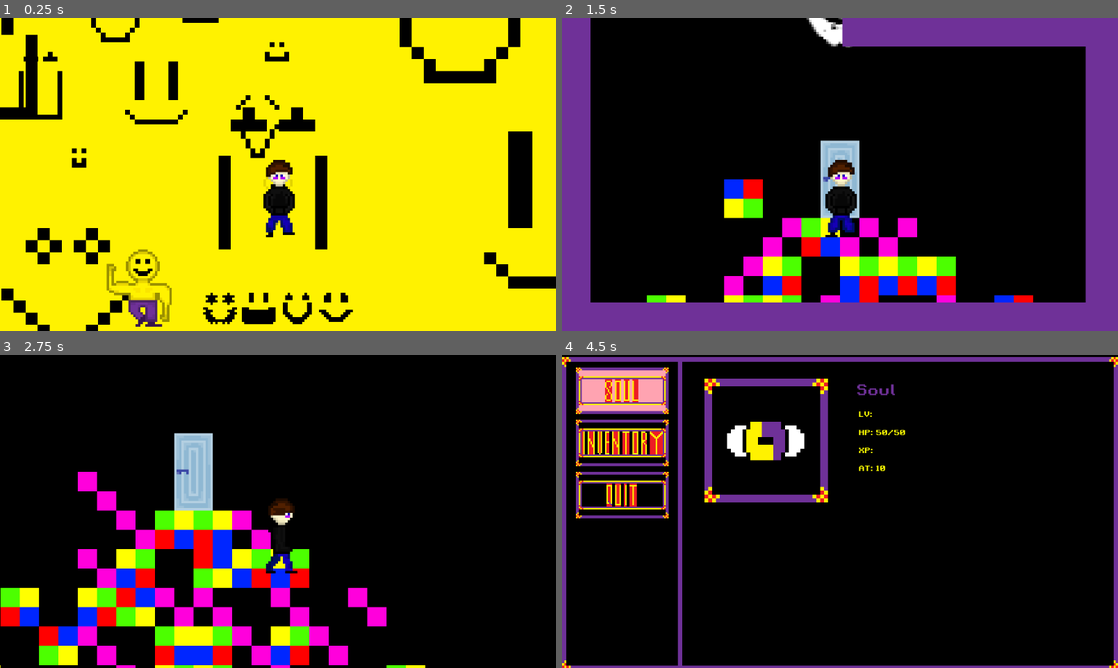
Above: before the commit, frames 1-4 (two rows, left to right).
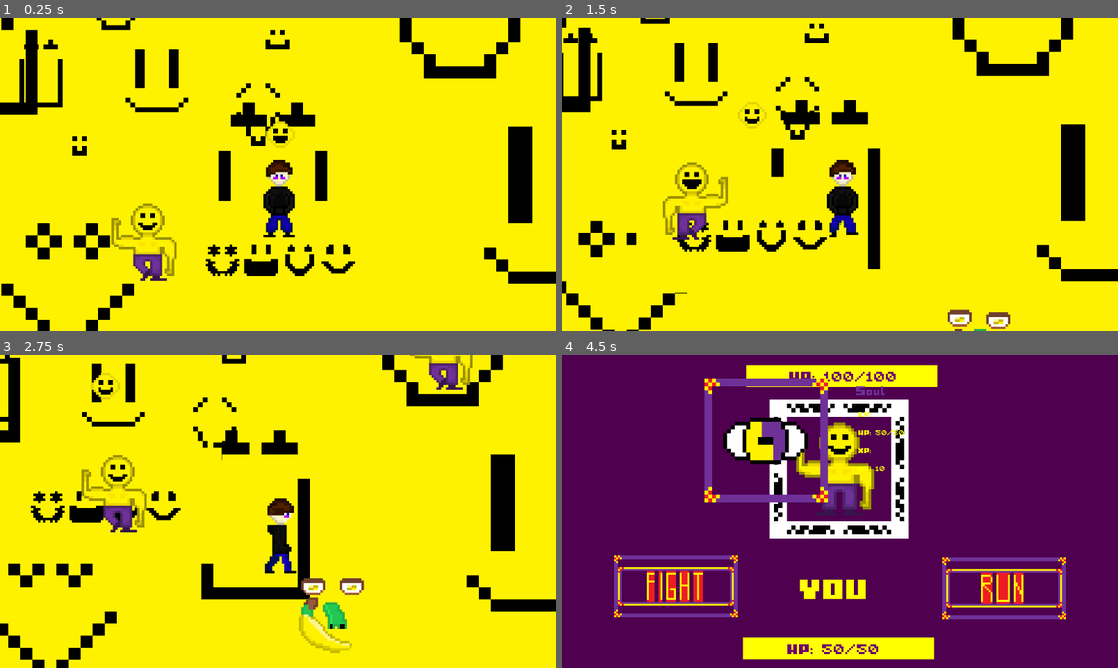
Above: after the commit, the same moments.

Repository: Vaisaz/yumeNikkiFangame
Game: Godot game, scene res://scenes/locations/happy_dream.tscn
The game is run twice, just before and just after one commit, with the same random seed, the same clock (stepped at 60 frames per second) and the same inputs. This scene is started directly instead of the project's main scene. Sound files missing from this copy of the repository are replaced by a short silence.
Inputs:
- Up to frame 1 (0.25 s): no input
- Up to frame 2 (1.5 s): hold Right (right) 0.53-1.28 s; hold E (interact) 0.53-1.28 s; hold Down (down) from 1.28 s (still down); tap E (interact) at 1.35 s
- Up to frame 3 (2.75 s): release Down (down) at 2.03 s; hold Right (right) from 2.03 s (still down); hold E (interact) from 2.03 s (still down)
- Up to frame 4 (4.5 s): release Right (right) at 2.78 s; release E (interact) at 2.78 s; hold Up (up) 2.78-3.53 s; tap E (interact) at 2.85, 4.35 s; hold E (interact) 3.53-4.28 s; hold Left (left) from 3.53 s (still down); tap Escape (inventory) at 4.15 s

The runs differ from the first frame. In frame 1, 11% of the frame differs, in the area x 0-100%, y 0-99%; in frame 2, 92%; in frame 3, 90%; in frame 4, 95%, in the area x 0-100%, y 0-100%.

Commit message:
Enemy Combat Repaired + Number Enthusiast Dialogue Repaired + Inventory Enemy Follow Repaired

Diff:
--- a/scenes/banana_creature.tscn
+++ b/scenes/banana_creature.tscn
@@ -1,6 +1,9 @@
-[gd_scene load_steps=10 format=3 uid="uid://60h65rjg1pd3"]
+[gd_scene load_steps=14 format=3 uid="uid://60h65rjg1pd3"]
 
 [ext_resource type="Texture2D" uid="uid://cl4eyxqadwqqk" path="res://assets/sprites/happy_dream/banana_creature.png" id="1_gf7jc"]
+[ext_resource type="Texture2D" uid="uid://beh4pnr72b2sx" path="res://assets/blank_frame_bigger.png" id="2_3k247"]
+[ext_resource type="FontFile" uid="uid://b5lqlis8c3a4k" path="res://assets/I-pixel-u.ttf" id="3_426ix"]
+[ext_resource type="Script" path="res://scripts/interaction_scripts/banana_creature_interaction.gd" id="4_6pdmq"]
 
 [sub_resource type="AtlasTexture" id="AtlasTexture_k2vsp"]
 atlas = ExtResource("1_gf7jc")
@@ -55,6 +58,9 @@
 [sub_resource type="RectangleShape2D" id="RectangleShape2D_n686v"]
 size = Vector2(30, 33)
 
+[sub_resource type="RectangleShape2D" id="RectangleShape2D_cua4k"]
+size = Vector2(44, 44)
+
 [node name="StaticBody2D" type="StaticBody2D"]
 
 [node name="AnimatedSprite2D" type="AnimatedSprite2D" parent="."]
@@ -66,3 +72,39 @@
 [node name="CollisionShape2D" type="CollisionShape2D" parent="."]
 position = Vector2(0, -16.5)
 shape = SubResource("RectangleShape2D_n686v")
+
+[node name="interaction" type="Area2D" parent="."]
+collision_layer = 8
+collision_mask = 8
+script = ExtResource("4_6pdmq")
+
+[node name="CollisionShape2D" type="CollisionShape2D" parent="interaction"]
+position = Vector2(0, -17)
+shape = SubResource("RectangleShape2D_cua4k")
+
+[node name="CanvasLayer" type="CanvasLayer" parent="."]
+visible = false
+
+[node name="BlankFrameBigger" type="Sprite2D" parent="CanvasLayer"]
+position = Vector2(578, 524)
+scale = Vector2(4, 3.01563)
+texture = ExtResource("2_3k247")
+
+[node name="ColorRect" type="ColorRect" parent="CanvasLayer/BlankFrameBigger"]
+offset_left = -126.0
+offset_top = -30.0
+offset_right = 126.0
+offset_bottom = 30.0
+color = Color(0, 0, 0, 1)
+
+[node name="Label" type="Label" parent="CanvasLayer/BlankFrameBigger"]
+offset_left = -122.0
+offset_top = -25.8652
+offset_right = -17.0
+offset_bottom = -14.8652
+theme_override_colors/font_color = Color(1, 1, 0, 1)
+theme_override_fonts/font = ExtResource("3_426ix")
+theme_override_font_sizes/font_size = 8
+
+[connection signal="area_entered" from="interaction" to="interaction" method="_on_area_entered"]
+[connection signal="area_exited" from="interaction" to="interaction" method="_on_area_exited"]
--- a/scenes/combat.tscn
+++ b/scenes/combat.tscn
@@ -2,7 +2,7 @@
 
 [ext_resource type="Script" path="res://scripts/combat.gd" id="1_5fjro"]
 [ext_resource type="Texture2D" uid="uid://b8fabkydvdqry" path="res://assets/combat/combat_frame.png" id="2_6qdto"]
-[ext_resource type="FontFile" uid="uid://lx0uvqrmjjg6" path="res://assets/retro_gaming.ttf" id="2_6u174"]
+[ext_resource type="FontFile" uid="uid://b5lqlis8c3a4k" path="res://assets/I-pixel-u.ttf" id="3_xqqe6"]
 [ext_resource type="Texture2D" uid="uid://co1plrjdjp3mh" path="res://assets/combat/combat_buttons/run.png" id="4_0ak0y"]
 [ext_resource type="Texture2D" uid="uid://bft2hrwsc408i" path="res://assets/combat/combat_buttons/run_hover.png" id="5_tdtmc"]
 [ext_resource type="Texture2D" uid="uid://dl7www1p1c22y" path="res://assets/combat/combat_buttons/fight.png" id="6_p7dgb"]
@@ -97,7 +97,7 @@
 grow_horizontal = 2
 grow_vertical = 2
 scale = Vector2(4, 4)
-theme_override_fonts/font = ExtResource("2_6u174")
+theme_override_fonts/font = ExtResource("3_xqqe6")
 text = "YOU
 "
 label_settings = SubResource("LabelSettings_yq4wf")
@@ -107,7 +107,6 @@
 offset_top = 21.0
 offset_right = 778.0
 offset_bottom = 66.0
-theme_override_fonts/font = ExtResource("2_6u174")
 theme_override_font_sizes/font_size = 25
 theme_override_styles/background = SubResource("StyleBoxFlat_swxnq")
 theme_override_styles/fill = SubResource("StyleBoxFlat_efuuh")
@@ -129,7 +128,7 @@
 grow_horizontal = 2
 grow_vertical = 2
 scale = Vector2(2, 2)
-theme_override_fonts/font = ExtResource("2_6u174")
+theme_override_fonts/font = ExtResource("3_xqqe6")
 text = "HP: 50/100
 "
 label_settings = SubResource("LabelSettings_yq4wf")
@@ -139,7 +138,6 @@
 offset_top = 585.0
 offset_right = 771.0
 offset_bottom = 630.0
-theme_override_fonts/font = ExtResource("2_6u174")
 theme_override_font_sizes/font_size = 25
 theme_override_styles/background = SubResource("StyleBoxFlat_swxnq")
 theme_override_styles/fill = SubResource("StyleBoxFlat_efuuh")
@@ -162,7 +160,7 @@
 grow_horizontal = 2
 grow_vertical = 2
 scale = Vector2(2, 2)
-theme_override_fonts/font = ExtResource("2_6u174")
+theme_override_fonts/font = ExtResource("3_xqqe6")
 text = "HP: 25/25
 "
 label_settings = SubResource("LabelSettings_yq4wf")
@@ -200,7 +198,6 @@
 grow_vertical = 2
 scale = Vector2(6, 6)
 theme_override_colors/font_color = Color(1, 0, 0, 1)
-theme_override_fonts/font = ExtResource("2_6u174")
 text = "-10"
 horizontal_alignment = 1
 vertical_alignment = 1
@@ -220,7 +217,6 @@
 grow_vertical = 2
 scale = Vector2(6, 6)
 theme_override_colors/font_color = Color(1, 0, 0, 1)
-theme_override_fonts/font = ExtResource("2_6u174")
 text = "-10"
 horizontal_alignment = 1
 vertical_alignment = 1
--- a/scenes/giggler.tscn
+++ b/scenes/giggler.tscn
@@ -1,7 +1,7 @@
 [gd_scene load_steps=10 format=3 uid="uid://cn7t5qquv062e"]
 
 [ext_resource type="Texture2D" uid="uid://jxohybkec4pl" path="res://assets/sprites/happy_dream/giggler_sprite_sheet.png" id="1_3i3v7"]
-[ext_resource type="Script" path="res://scripts/enemy_follow.gd" id="1_mrv73"]
+[ext_resource type="Script" path="res://scripts/enemy_combat_scripts/giggler/giggler_follow.gd" id="1_tsmkq"]
 [ext_resource type="Script" path="res://scripts/interaction_scripts/giggler_interaction.gd" id="2_qt60r"]
 
 [sub_resource type="AtlasTexture" id="AtlasTexture_vtqbg"]
@@ -45,7 +45,7 @@
 size = Vector2(27, 33)
 
 [node name="CharacterBody2D" type="CharacterBody2D"]
-script = ExtResource("1_mrv73")
+script = ExtResource("1_tsmkq")
 
 [node name="AnimatedSprite2D" type="AnimatedSprite2D" parent="."]
 position = Vector2(0, -16)
--- a/scenes/guide.tscn
+++ b/scenes/guide.tscn
@@ -2,8 +2,8 @@
 
 [ext_resource type="Script" path="res://scripts/guide.gd" id="1_salb2"]
 [ext_resource type="Texture2D" uid="uid://c53ac8dbormin" path="res://assets/guide/god/stare.png" id="2_8kgwf"]
+[ext_resource type="FontFile" uid="uid://b5lqlis8c3a4k" path="res://assets/I-pixel-u.ttf" id="3_65ncp"]
 [ext_resource type="PackedScene" uid="uid://c1s8mfal8dbj3" path="res://assets/audio/sound.tscn" id="3_pdjf1"]
-[ext_resource type="FontFile" uid="uid://lx0uvqrmjjg6" path="res://assets/retro_gaming.ttf" id="3_tyo8x"]
 [ext_resource type="AudioStream" uid="uid://cukph5fc4tjge" path="res://assets/audio/door_sound.mp3" id="4_s5gy5"]
 
 [node name="Control" type="Control"]
@@ -46,7 +46,7 @@
 [node name="Label" type="Label" parent="VBoxContainer"]
 layout_mode = 2
 theme_override_colors/font_color = Color(0.541176, 0, 0.180392, 1)
-theme_override_fonts/font = ExtResource("3_tyo8x")
+theme_override_fonts/font = ExtResource("3_65ncp")
 theme_override_font_sizes/font_size = 20
 text = "
 "
--- a/scenes/inventory.tscn
+++ b/scenes/inventory.tscn
@@ -10,7 +10,7 @@
 [ext_resource type="Texture2D" uid="uid://eepycb27dr8x" path="res://assets/inventory/quit_bigger_hover.png" id="7_n4dys"]
 [ext_resource type="Texture2D" uid="uid://ye0kpsgym586" path="res://assets/inventory/frame_kozetsu_bigger.png" id="9_hhqae"]
 [ext_resource type="Texture2D" uid="uid://bvhnrj63o8vr3" path="res://assets/inventory/dream_eye/dream_eye.png" id="10_ymfx7"]
-[ext_resource type="FontFile" uid="uid://lx0uvqrmjjg6" path="res://assets/retro_gaming.ttf" id="11_b2qpm"]
+[ext_resource type="FontFile" uid="uid://b5lqlis8c3a4k" path="res://assets/I-pixel-u.ttf" id="11_pu7wn"]
 
 [sub_resource type="AtlasTexture" id="AtlasTexture_nt2w2"]
 atlas = ExtResource("10_ymfx7")
@@ -149,7 +149,7 @@
 offset_right = 690.0
 offset_bottom = 92.0
 theme_override_colors/font_color = Color(0.435294, 0.192157, 0.596078, 1)
-theme_override_fonts/font = ExtResource("11_b2qpm")
+theme_override_fonts/font = ExtResource("11_pu7wn")
 theme_override_font_sizes/font_size = 30
 text = "Soul"
 
@@ -159,7 +159,7 @@
 offset_right = 654.0
 offset_bottom = 135.0
 theme_override_colors/font_color = Color(1, 1, 0, 1)
-theme_override_fonts/font = ExtResource("11_b2qpm")
+theme_override_fonts/font = ExtResource("11_pu7wn")
 text = "LV:"
 
 [node name="HPLabel" type="Label" parent="InventoryLayer/SoulChoosed"]
@@ -168,7 +168,7 @@
 offset_right = 670.0
 offset_bottom = 173.0
 theme_override_colors/font_color = Color(1, 1, 0, 1)
-theme_override_fonts/font = ExtResource("11_b2qpm")
+theme_override_fonts/font = ExtResource("11_pu7wn")
 text = "HP:
 "
 
@@ -178,7 +178,7 @@
 offset_right = 668.0
 offset_bottom = 247.0
 theme_override_colors/font_color = Color(1, 1, 0, 1)
-theme_override_fonts/font = ExtResource("11_b2qpm")
+theme_override_fonts/font = ExtResource("11_pu7wn")
 text = "AT:
 "
 
@@ -188,7 +188,7 @@
 offset_right = 668.0
 offset_bottom = 210.0
 theme_override_colors/font_color = Color(1, 1, 0, 1)
-theme_override_fonts/font = ExtResource("11_b2qpm")
+theme_override_fonts/font = ExtResource("11_pu7wn")
 text = "XP:
 "
 
--- a/scenes/jon.tscn
+++ b/scenes/jon.tscn
@@ -461,7 +461,7 @@
 [node name="AnimatedSprite2D" type="AnimatedSprite2D" parent="."]
 position = Vector2(0, -16)
 sprite_frames = SubResource("SpriteFrames_mn485")
-animation = &"down"
+animation = &"idle"
 
 [node name="CollisionShape2D" type="CollisionShape2D" parent="."]
 position = Vector2(-0.5, -5)
--- a/scenes/locations/happy_dream.tscn
+++ b/scenes/locations/happy_dream.tscn
@@ -7,7 +7,6 @@
 [ext_resource type="Script" path="res://scripts/interaction_scripts/giggly_interaction.gd" id="3_rm67d"]
 [ext_resource type="PackedScene" uid="uid://d1jbh8q1vrdd6" path="res://scenes/jon.tscn" id="4_6p538"]
 [ext_resource type="PackedScene" uid="uid://60h65rjg1pd3" path="res://scenes/banana_creature.tscn" id="5_u8p5r"]
-[ext_resource type="Script" path="res://scripts/interaction_scripts/banana_creature_interaction.gd" id="6_j4mom"]
 [ext_resource type="PackedScene" uid="uid://cn7t5qquv062e" path="res://scenes/giggler.tscn" id="10_42bvy"]
 
 [sub_resource type="TileSetAtlasSource" id="TileSetAtlasSource_ffa6v"]
@@ -25,9 +24,6 @@
 
 [sub_resource type="RectangleShape2D" id="RectangleShape2D_vydhk"]
 size = Vector2(14, 16)
-
-[sub_resource type="RectangleShape2D" id="RectangleShape2D_2gddm"]
-size = Vector2(44, 44)
 
 [node name="happy_dream" type="Node2D"]
 
@@ -68,32 +64,21 @@
 position = Vector2(-48, -70)
 shape = SubResource("RectangleShape2D_vydhk")
 
-[node name="StaticBody2D2" parent="." instance=ExtResource("5_u8p5r")]
-position = Vector2(91, 95)
-
-[node name="interaction" type="Area2D" parent="StaticBody2D2"]
-collision_layer = 8
-collision_mask = 8
-script = ExtResource("6_j4mom")
-
-[node name="CollisionShape2D" type="CollisionShape2D" parent="StaticBody2D2/interaction"]
-position = Vector2(0, -17)
-shape = SubResource("RectangleShape2D_2gddm")
+[node name="BananaCreature" parent="." instance=ExtResource("5_u8p5r")]
+position = Vector2(94, 102)
 
 [node name="CharacterBody2D" parent="." instance=ExtResource("4_6p538")]
-position = Vector2(1, 11)
+position = Vector2(0, 31)
 
 [node name="Camera2D" type="Camera2D" parent="CharacterBody2D"]
 position = Vector2(-1, -26)
 zoom = Vector2(5, 5)
 
-[node name="CharacterBody2D2" parent="." instance=ExtResource("10_42bvy")]
+[node name="Giggler1" parent="." instance=ExtResource("10_42bvy")]
 position = Vector2(-61, 51)
 
-[node name="CharacterBody2D3" parent="." instance=ExtResource("10_42bvy")]
+[node name="Giggler2" parent="." instance=ExtResource("10_42bvy")]
 position = Vector2(199, -42)
 
 [connection signal="area_entered" from="StaticBody2D/interaction" to="StaticBody2D/interaction" method="_on_area_entered"]
 [connection signal="area_exited" from="StaticBody2D/interaction" to="StaticBody2D/interaction" method="_on_area_exited"]
-[connection signal="area_entered" from="StaticBody2D2/interaction" to="StaticBody2D2/interaction" method="_on_area_entered"]
-[connection signal="area_exited" from="StaticBody2D2/interaction" to="StaticBody2D2/interaction" method="_on_area_exited"]
--- a/scenes/locations/number_dream.tscn
+++ b/scenes/locations/number_dream.tscn
@@ -9,6 +9,8 @@
 [ext_resource type="Texture2D" uid="uid://b820bmxtn3kbd" path="res://assets/sprites/number_dream/number_dream_background_2 (2).png" id="4_3a31x"]
 [ext_resource type="Texture2D" uid="uid://kcy3kv3g3wdt" path="res://assets/sprites/number_dream/number_world_tiles_4.png" id="5_whhf3"]
 [ext_resource type="PackedScene" uid="uid://bh562ayvwf3l" path="res://scenes/number_enthusiast.tscn" id="9_lk1no"]
+[ext_resource type="PackedScene" uid="uid://soo5rpy2bpqo" path="res://scenes/number_warp.tscn" id="9_o35rl"]
+[ext_resource type="Script" path="res://scripts/interaction_scripts/number_warp_interaction.gd" id="10_aygll"]
 
 [sub_resource type="TileMapPattern" id="TileMapPattern_h5cjx"]
 tile_data = PackedInt32Array(0, 0, 0, 1, 65536, 0, 2, 131072, 0, 3, 196608, 0, 4, 262144, 0, 5, 327680, 0, 6, 393216, 0, 7, 458752, 0, 8, 524288, 0, 9, 589824, 0)
@@ -99,6 +101,9 @@
 pattern_1 = SubResource("TileMapPattern_rbiy0")
 pattern_2 = SubResource("TileMapPattern_d50tq")
 
+[sub_resource type="RectangleShape2D" id="RectangleShape2D_2dgxm"]
+size = Vector2(19, 20)
+
 [node name="number_dream" type="Node2D"]
 
 [node name="ParallaxBackground" type="ParallaxBackground" parent="."]
@@ -133,10 +138,23 @@
 layer_1/tile_data = PackedInt32Array(-262147, 65536, 0, -262148, 0, 0, 917541, 0, 0, 917542, 131072, 0, 393298, 0, 0, 393299, 196608, 0, 721024, 0, 0, 721025, 262144, 0, 721032, 0, 0, 721033, 262144, 0)
 
 [node name="StaticBody2D" parent="." instance=ExtResource("9_lk1no")]
-position = Vector2(78, 128)
+position = Vector2(82, 140)
+
+[node name="number_warp" parent="." instance=ExtResource("9_o35rl")]
+position = Vector2(80, 26)
+
+[node name="interaction" type="Area2D" parent="number_warp"]
+position = Vector2(48, 62)
+collision_layer = 8
+collision_mask = 8
+script = ExtResource("10_aygll")
+
+[node name="CollisionShape2D2" type="CollisionShape2D" parent="number_warp/interaction"]
+position = Vector2(-47.5, -70)
+shape = SubResource("RectangleShape2D_2dgxm")
 
 [node name="CharacterBody2D" parent="." instance=ExtResource("2_fsr8c")]
-position = Vector2(75, 15)
+position = Vector2(80, 19)
 
 [node name="Camera2D" type="Camera2D" parent="CharacterBody2D"]
 position = Vector2(-1, -26)
@@ -160,3 +178,6 @@
 [node name="CollisionPolygon2D4" type="CollisionPolygon2D" parent="Collisions"]
 position = Vector2(2064, 240)
 polygon = PackedVector2Array(-80, -16, -80, -23, -80, -23, -48, -23, -48, -16, -16, -16, 48, -16, 48, -23, 80, -23, 80, -16, 176, -16, 176, -143, 145, -176, 25, -176, -104, -176, -144, -176, -144, -48, -113, -16)
+
+[connection signal="area_entered" from="number_warp/interaction" to="number_warp/interaction" method="_on_area_entered"]
+[connection signal="area_exited" from="number_warp/interaction" to="number_warp/interaction" method="_on_area_exited"]
--- a/scenes/number_enthusiast.tscn
+++ b/scenes/number_enthusiast.tscn
@@ -3,7 +3,7 @@
 [ext_resource type="Texture2D" uid="uid://dt5miursdmkmw" path="res://assets/sprites/number_dream/number_enthusiast.png" id="1_c6bkt"]
 [ext_resource type="Script" path="res://scripts/number_enthusiast_interaction.gd" id="2_m6qsl"]
 [ext_resource type="Texture2D" uid="uid://beh4pnr72b2sx" path="res://assets/blank_frame_bigger.png" id="3_gkcvf"]
-[ext_resource type="FontFile" uid="uid://lx0uvqrmjjg6" path="res://assets/retro_gaming.ttf" id="4_qrs41"]
+[ext_resource type="FontFile" uid="uid://b5lqlis8c3a4k" path="res://assets/I-pixel-u.ttf" id="4_6qddw"]
 
 [sub_resource type="RectangleShape2D" id="RectangleShape2D_ndkhw"]
 size = Vector2(16, 32)
@@ -47,11 +47,11 @@
 
 [node name="Label" type="Label" parent="CanvasLayer/BlankFrameBigger"]
 offset_left = -122.0
-offset_top = -25.8653
-offset_right = 124.0
-offset_bottom = 22.1347
+offset_top = -25.8652
+offset_right = -17.0
+offset_bottom = -14.8652
 theme_override_colors/font_color = Color(0, 0.886275, 0, 1)
-theme_override_fonts/font = ExtResource("4_qrs41")
+theme_override_fonts/font = ExtResource("4_6qddw")
 theme_override_font_sizes/font_size = 8
 
 [connection signal="area_entered" from="interaction" to="interaction" method="_on_area_entered"]
--- /dev/null
+++ b/scripts/enemy_combat_scripts/giggler/giggler_follow.gd
@@ -0,0 +1,26 @@
+extends CharacterBody2D
+
+@onready var player = $"../CharacterBody2D"
+var speed = 25
+
+func _ready():
+	pass
+
+func _physics_process(_delta):
+	var direction = (player.position-position).normalized()
+	velocity = direction * speed
+	if !GlobalVariables.in_combat:
+		move_and_slide()
+
+#func _process(delta):
+	#if Transition.canvas_layer.visible and Transition.animated_sprite_2d.visible and !Transition.combat_transition_animation.visible and !Transition.visibility and !GlobalVariables.in_combat:
+		#Transition.transitions += 1
+		#print(Transition.transitions)
+		#if Transition.transitions == 1:
+			#Transition.visibility = true
+		#if Transition.transitions == 2:
+			#print("1 yes")
+			#Transition.transitions = 0
+			#$".".queue_free()
+	#elif !Transition.canvas_layer.visible:
+		#Transition.visibility = false
--- a/scripts/enemy_follow.gd
+++ /dev/null
@@ -1,25 +0,0 @@
-extends CharacterBody2D
-
-@onready var player = $"../CharacterBody2D"
-var speed = 25
-var transitions = 0
-
-func _ready():
-	pass
-
-func _physics_process(delta):
-	var direction = (player.position-position).normalized()
-	velocity = direction * speed
-	if !GlobalVariables.in_combat:
-		move_and_slide()
-
-func _process(delta):
-	if Transition.canvas_layer.visible and Transition.animated_sprite_2d.visible and !Transition.combat_transition_animation.visible and !Transition.visibility:
-		transitions += 1
-		print(transitions)
-		if transitions == 1:
-			Transition.visibility = true
-		if transitions == 2:
-			$".".queue_free()
-	elif !Transition.canvas_layer.visible:
-		Transition.visibility = false
--- a/scripts/interaction.gd
+++ b/scripts/interaction.gd
@@ -3,6 +3,8 @@
 var interact: bool = false
 var transitioning:bool = false
 var visibility: bool = false
+var transitions = 0
+
 @onready var animated_sprite_2d = $AnimatedSprite2D
 @onready var canvas_layer = $"."
 @onready var waking_sleeping_2d = $WakingSleeping
--- a/scripts/interaction_scripts/banana_creature_interaction.gd
+++ b/scripts/interaction_scripts/banana_creature_interaction.gd
@@ -1,7 +1,18 @@
 extends Area2D
+
+var messages = [
+	"",
+	"YOU HAVE ACQUIRED:
+	BANANA"
+]
 
 var index = 0
 var interact: bool = false
+var message_displayed: bool = false
+var interaction_times = 0
+
+@onready var label = $"../CanvasLayer/BlankFrameBigger/Label"
+@onready var canvas_layer = $"../CanvasLayer"
 
 func _on_area_entered(area):
 	if area.is_in_group("Player"):
@@ -10,8 +21,16 @@
 func _on_area_exited(_area):
 	interact = false
 
-func _input(_event):
-	if interact and !Inventory.banana_has_interacted and Input.is_action_just_pressed("interact"):
+func show_message():
+	if index < messages.size():
+		label.text = ""
+		for character in messages[index]:
+			label.text += character
+			await get_tree().create_timer(0.05).timeout
+		message_displayed = true
+
+func _input(event):
+	if interaction_times == 0 and interact and !Inventory.banana_has_interacted and Input.is_action_just_pressed("interact"):
 		for item_count in Inventory.items:
 			print(item_count)
 			if Inventory.index == 0 and Inventory.items[Inventory.index].disabled and !Inventory.banana_has_interacted:
@@ -29,3 +48,15 @@
 			if !Inventory.banana_has_interacted:
 				Inventory.banana_has_interacted = true
 				Inventory.index += 1
+	if interaction_times == 1 and event.is_action_pressed("interact") and message_displayed and interact and Input.is_action_just_pressed("interact") and Transition.canvas_layer.visible == false and Inventory.inventory_layer.visible == false:
+		GlobalVariables.debounce = true
+		print(index)
+		canvas_layer.visible = true
+		if index == 1:
+			canvas_layer.visible = false
+			interaction_times = 1
+			GlobalVariables.debounce = false
+			return
+		message_displayed = false
+		index += 1
+		show_message()
--- a/scripts/interaction_scripts/giggly_interaction.gd
+++ b/scripts/interaction_scripts/giggly_interaction.gd
@@ -11,6 +11,10 @@
 
 func _input(_event):
 	if interact and Input.is_action_just_pressed("interact") and Transition.canvas_layer.visible == false and Inventory.inventory_layer.visible == false and !Combat.combat_layer.visible:
+		if is_instance_valid($"../../Giggler1"):
+			$"../../Giggler1".queue_free()
+		if is_instance_valid($"../../Giggler2"):
+			$"../../Giggler2".queue_free()
 		Transition.playing_animation()
 		await Transition.animated_sprite_2d.animation_finished
 		Transition.ending_animation()
--- a/scripts/interaction_scripts/number_warp_interaction.gd
+++ b/scripts/interaction_scripts/number_warp_interaction.gd
@@ -11,7 +11,13 @@
 
 func _input(_event):
 	if interact and Input.is_action_just_pressed("interact") and Transition.canvas_layer.visible == false and Inventory.inventory_layer.visible == false and !Combat.combat_layer.visible:
-		Transition.playing_animation()
-		await Transition.animated_sprite_2d.animation_finished
-		Transition.ending_animation()
-		get_tree().change_scene_to_file("res://scenes/locations/number_dream.tscn")
+		if get_tree().current_scene.scene_file_path == "res://scenes/locations/nexus.tscn":
+			Transition.playing_animation()
+			await Transition.animated_sprite_2d.animation_finished
+			Transition.ending_animation()
+			get_tree().change_scene_to_file("res://scenes/locations/number_dream.tscn")
+		else:
+			Transition.playing_animation()
+			await Transition.animated_sprite_2d.animation_finished
+			Transition.ending_animation()
+			get_tree().change_scene_to_file("res://scenes/locations/nexus.tscn")
--- a/scripts/jon.gd
+++ b/scripts/jon.gd
@@ -69,10 +69,12 @@
 		Transition.ending_animation()
 	if Input.is_action_just_pressed("inventory") and !get_tree().current_scene.scene_file_path == "res://scenes/locations/room.tscn" and !GlobalVariables.debounce:
 		if !inventory_pressed:
+			GlobalVariables.in_combat = true
 			Inventory.inventory_layer.visible = true
 			Inventory.soul_button.grab_focus()
 			inventory_pressed = true
 		else:
+			GlobalVariables.in_combat = false
 			DisplayServer.mouse_set_mode(DisplayServer.MOUSE_MODE_HIDDEN)
 			Inventory.inventory_layer.visible = false
 			Inventory.soul_choosed.visible = false
--- a/scripts/number_enthusiast_interaction.gd
+++ b/scripts/number_enthusiast_interaction.gd
@@ -2,17 +2,18 @@
 
 var messages = [
 	"",
-	"I am a number enthusiast.",
-	"I gave a big portion of my life to numbers and
-	there is still a lot to uncover.",
-	"I will give you an item, maybe one day you will
-	become a number enthusiast yourself.",
-	"I could also benefit from you.",
-	"Talk to me again and I will give you the item.",
-	"You have acquired WNPV10.127",
-	"WNPV10.127 stands for:
+	"I AM A NUMBER ENTHUSIAST.",
+	"I GAVE A BIG PORTION OF MY LIFE TO NUMBERS
+	AND THERE IS STILL A LOT TO UNCOVER.",
+	"I WILL GIVE YOU AN ITEM, MAYBE ONE DAY YOU
+	WILL BECOME A NUMBER ENTHUSIAST YOURSELF.",
+	"I COULD ALSO BENEFIT FROM YOU.",
+	"TALK TO ME AGAIN AND I WILL GIVE YOU THE
+	ITEM.",
+	"YOU HAVE ACQUIRED WNPV10.127",
+	"WNPV10.127 STANDS FOR:
 	WEAK NUMBER PISTOL VERSION 10.127",
-	"I hope I am giving this to good hands."
+	"I HOPE I AM GIVING THIS TO GOOD HANDS."
 ]
 
 var interact: bool = false
@@ -86,7 +87,7 @@
 		GlobalVariables.debounce = true
 		print(index)
 		canvas_layer.visible = true
-		if index == 10:
+		if index == 8:
 			canvas_layer.visible = false
 			GlobalVariables.debounce = false
 		message_displayed = false
Binary file added: assets/I-pixel-u.ttf
Not shown, changed: assets/I-pixel-u.ttf.import
Binary file removed: assets/retro_gaming.ttf
Not shown: 1 places in scenes/locations/happy_dream.tscn that only renumber resources
Not shown: 1 places in scenes/locations/number_dream.tscn that only renumber resources
